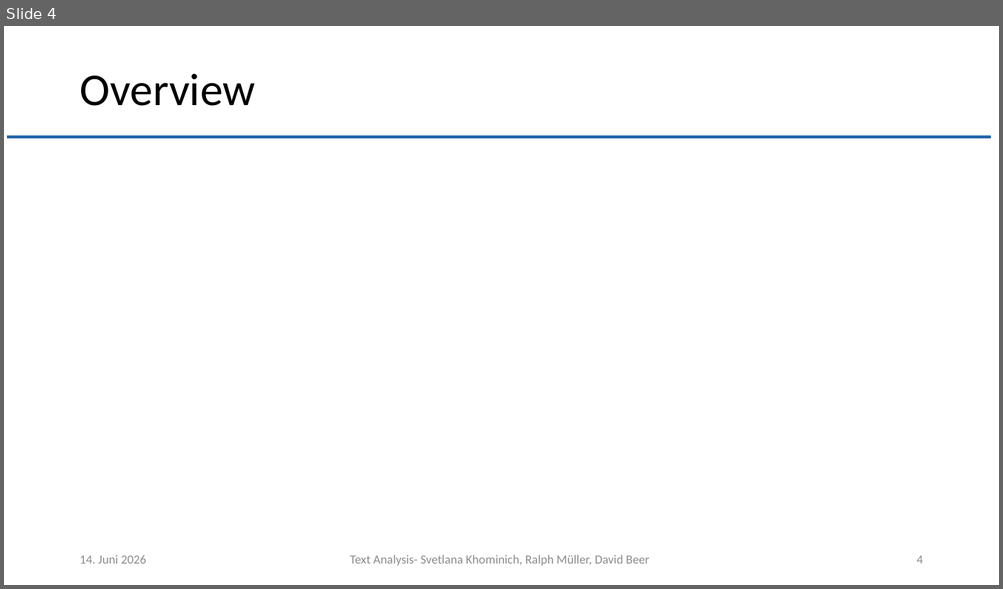
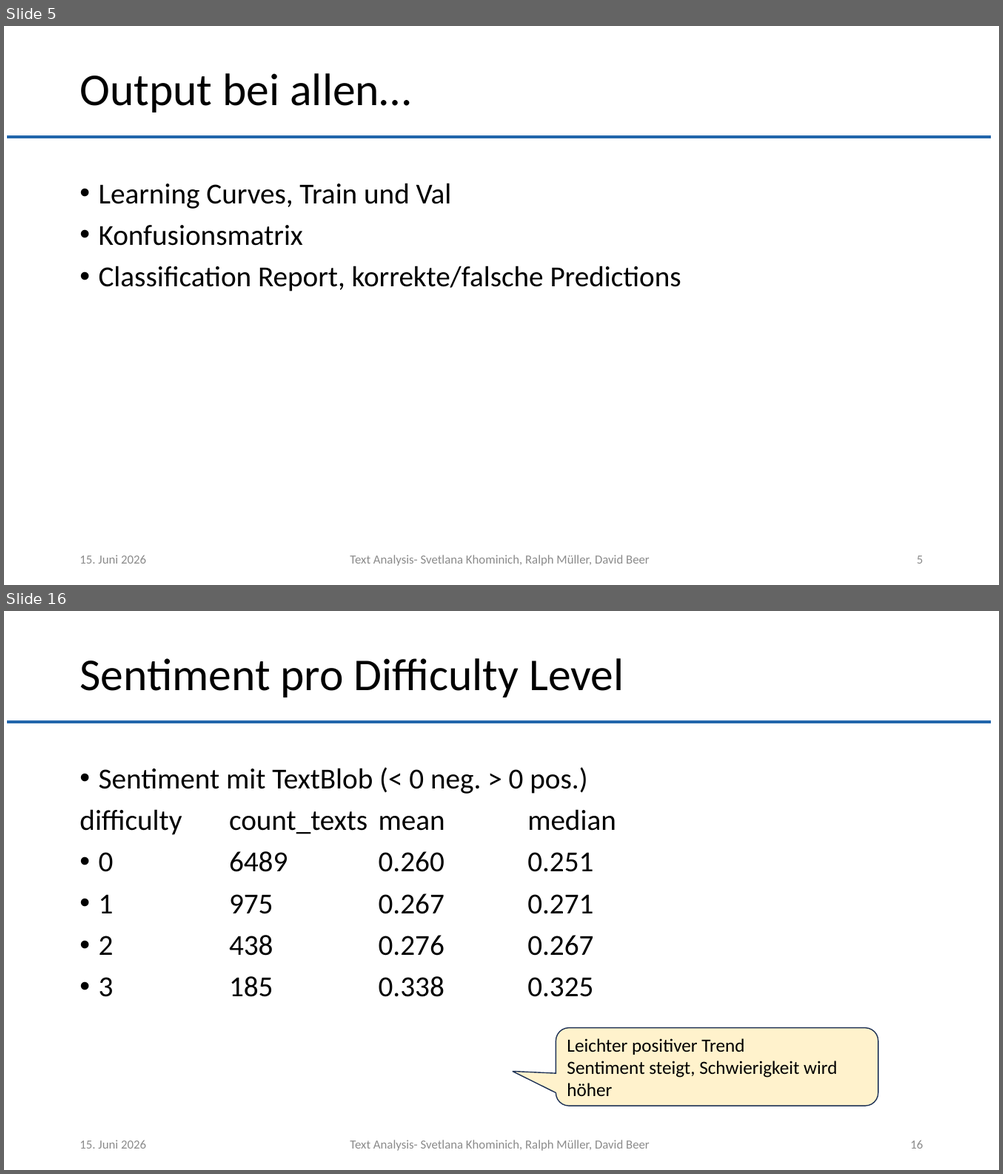
Before and after one commit to muellR/text_analysis, a slide deck: presentation/ln_text_analysis.pptx. Shown one above the other, each under a label of ours: slide 4 before the commit, slides 5 and 16 after it; the slides between them are not shown. The pictures are 1003x589 and 1003x1174 pixels, drawn with LibreOffice and Linux fonts; fonts in the diff are those of the drawing; background and template pictures are left out. Boxes give left, top, right and bottom in pixels: in the first picture for what was removed or moved away, otherwise in the second. Text is boxed around its words. In the diff, an @@ line names an element or a change of style, - is before the commit and + after.

```diff
--- a/presentation/ln_text_analysis.pptx
+++ b/presentation/ln_text_analysis.pptx
@@ slide 16 added at [4, 611, 999, 1170], background #FFFFFF; not listed: 1 template element that a slide beside it also shows @@
@@ title added at [79, 658, 623, 698], 44 pt, text #000000 @@
+Sentiment pro Difficulty Level
@@ text added at [79, 767, 616, 997], 28 pt, text #000000 @@
+• Sentiment mit TextBlob (< 0 neg. > 0 pos.)
+difficulty count_texts mean median
+• 0 6489 0.260 0.251
+• 1 975 0.267 0.271
+• 2 438 0.276 0.267
+• 3 185 0.338 0.325
@@ rounded speech box added at [556, 1028, 879, 1106], fill #FFF2CC, outline #1E3256 1 pt, 18 pt, text #000000 @@
+Leichter positiver Trend
+Sentiment steigt, Schwierigkeit wird höher
@@ text added at [79, 1140, 146, 1149], 12 pt, text #8C8C8C @@
+15. Juni 2026
@@ text added at [350, 1140, 649, 1151], 12 pt, text #8C8C8C @@
+Text Analysis- Svetlana Khominich, Ralph Müller, David Beer
@@ page number added at [910, 1141, 922, 1149], 12 pt, text #8C8C8C @@
+16
@@ what was slide 4 is now slide 5 @@
@@ slide 5 changed as well @@
@@ title at [79, 73, 410, 113]: text changed @@
-Overview
+Output bei allen…
@@ text added at [99, 183, 681, 292], 28 pt, text #000000 @@
+• Learning Curves, Train und Val
+• Konfusionsmatrix
+• Classification Report, korrekte/falsche Predictions
@@ text at [79, 555, 146, 564]: text changed @@
-14. Juni 2026
+15. Juni 2026
@@ page number at [916, 556, 922, 564]: text changed @@
-4
+5
```
Also in this commit, not shown: 4 other slides changed, 15 other slides added, 8 other files.
